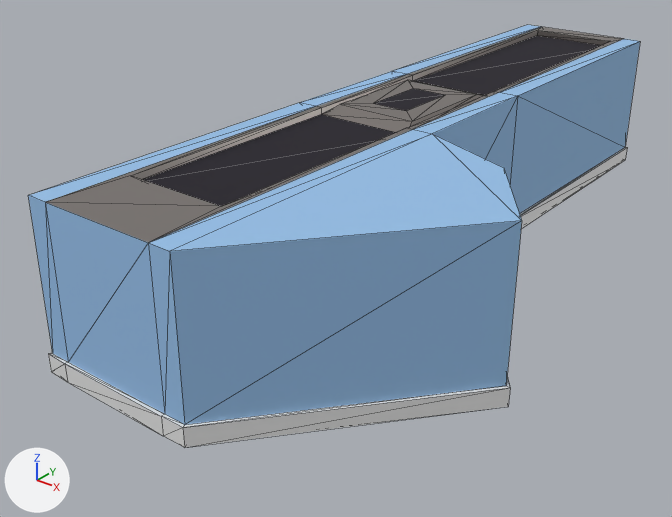
Renders of the glTF model assets/mesh/supermarket/cashier.glb from each side of a commit.
The view is the same before and after, from a 50 mm lens placed at (2.76, -11.33, 2.68), pointed at (-0.56, -7.19, 0.11). The axes (+X, +Y, +Z) are drawn at lower left. The lights are the same throughout. Mesh edges are drawn as thin lines. Vertices at the same position are counted once.

Objects in the first picture: 'cashier'.
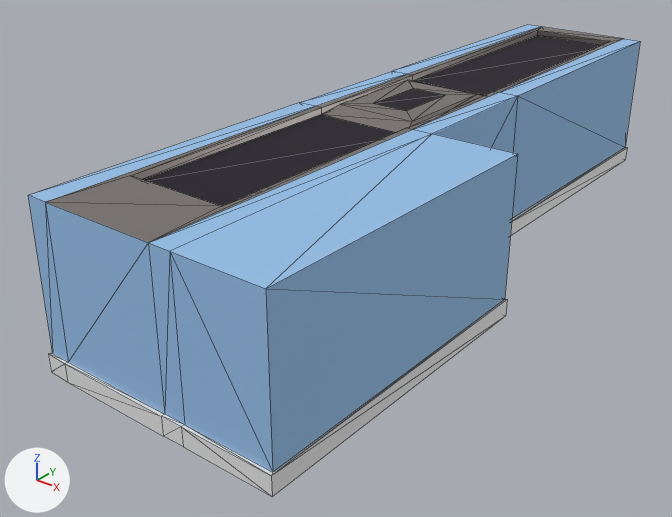
The change, as a list of edits to the scene's bpy script:
```text
Change me_cube_006:
    used by ob_cashier; location = (0.0, -5.0, 0.0)
    remove me_cube_006.from_pydata(...)  # 98 vertices, 180 faces; spans x -1.02..1.02, y -4.02..1.02, z 0.0..1.0
    add me_cube_006.from_pydata(...)  # 84 vertices, 152 faces; spans x -1.02..0.56, y -4.02..1.02, z 0.0..1.0
    me_cube_006 part 1
    22 vertices are removed from x -1.0..1.02, y -4.02..1.0, z 0.0..1.0
    49 faces are deleted
    2 vertices move from x 0.01..0.6, y -4.02..-2.24, z 0.0..0.11 to x 0.0..0.56, y -4.02..-1.99, z 0.0..0.11
    8 vertices are added at x 0.0..0.56, y -4.02..-1.99, z 0.0..1.0
    8 new faces join them, mat_blue (blue #96bfe7)
    13 new faces join them, mat_white (white #e7e7e7)
```

Changed parts and their boxes (x1, y1, x2, y2) in the pictures (672 x 517 px):
'cashier', reshaped (12% taller)
    before: (28, 25, 640, 447)
    after: (28, 25, 640, 496)
part 1 of me_cube_006, cut back
    before: (161, 134, 522, 447)
    after: (161, 134, 518, 496)
